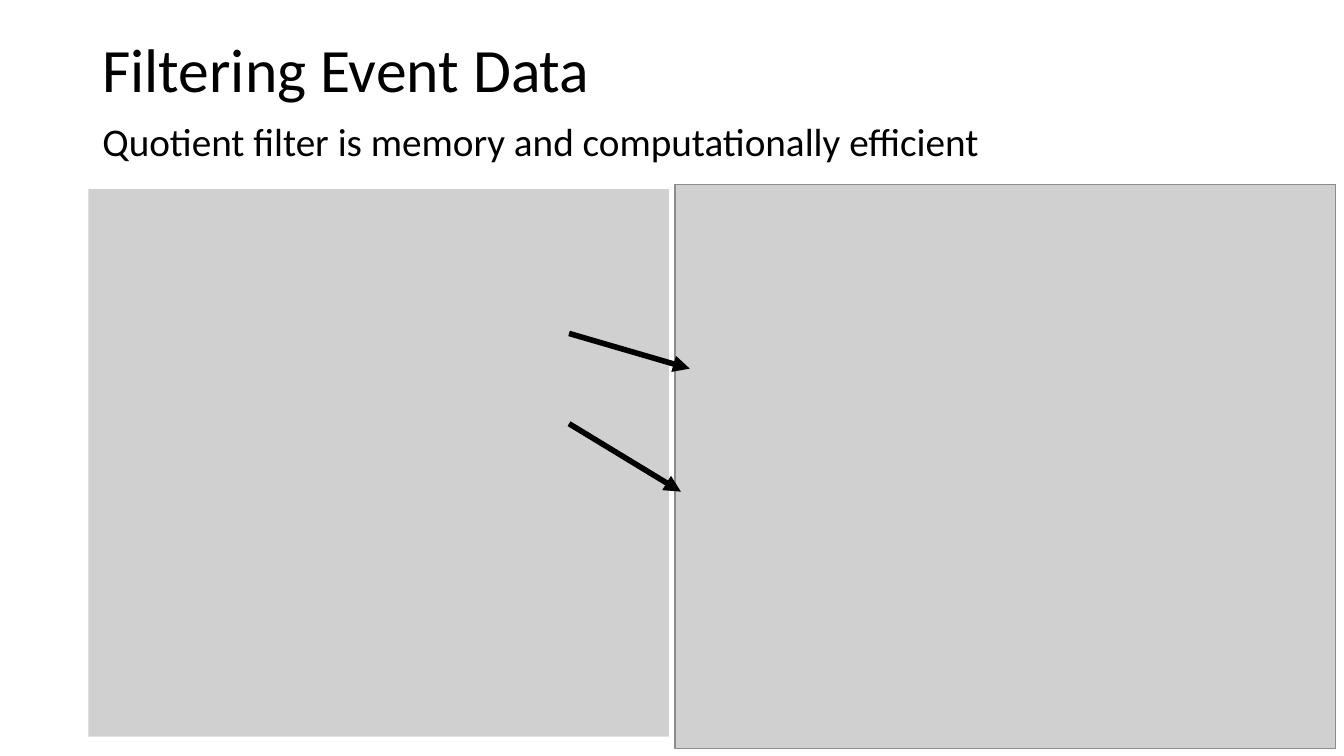
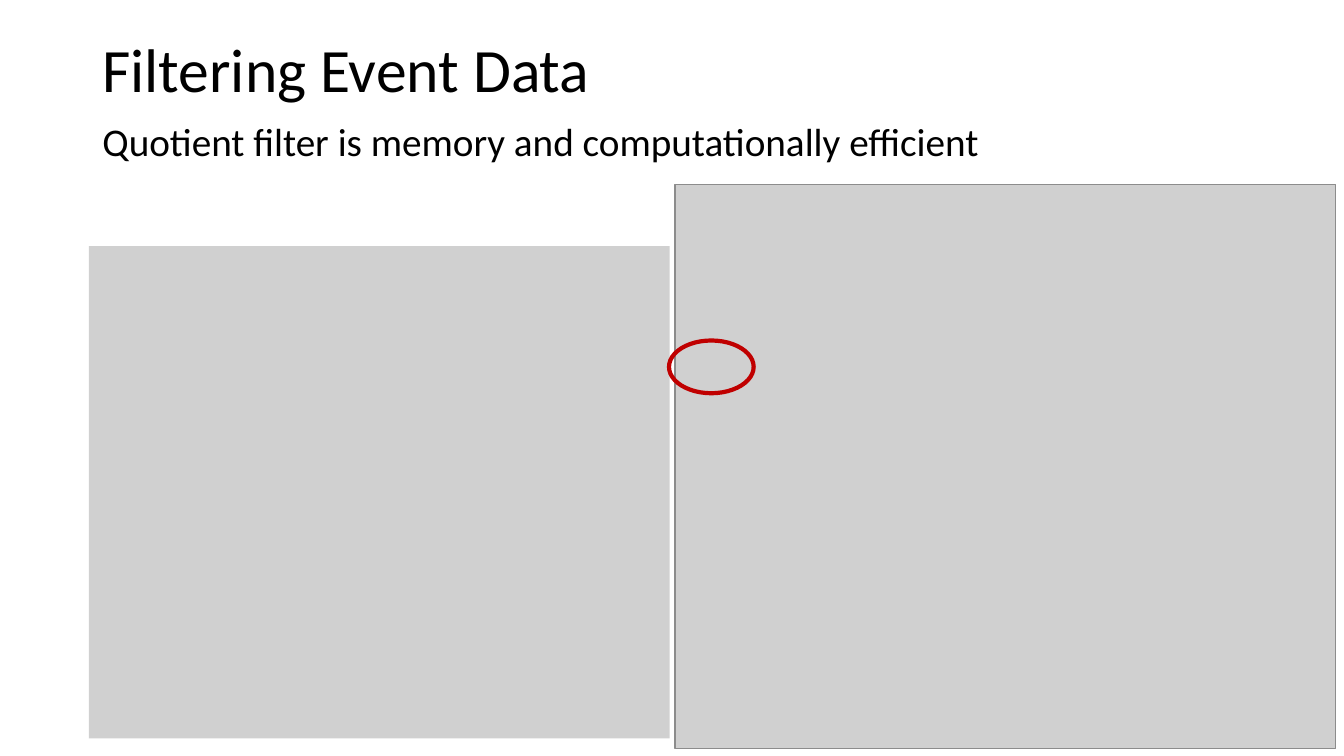
Before and after one commit to StephenElston/CSCI-E-108, a slide deck: slide 42 of slides/3_StreamingAnalytics.pptx. Drawn at 1344x756 pixels with LibreOffice and Linux fonts; fonts in the diff are those of the drawing; grey boxes stand for pictures. Boxes give left, top, right and bottom in pixels: in the first picture for what was removed or moved away, otherwise in the second. Text is boxed around its words. In the diff, an @@ line names an element or a change of style, - is before the commit and + after.

```diff
--- a/slides/3_StreamingAnalytics.pptx
+++ b/slides/3_StreamingAnalytics.pptx
@@ picture resized from (x1=89, y1=190, x2=669, y2=737) to (x1=89, y1=246, x2=669, y2=738) @@
@@ arrow removed from (570, 334) to (690, 369) @@
@@ ellipse added at (x1=669, y1=341, x2=754, y2=393), outline #C00000 3 pt @@
@@ arrow removed from (570, 423) to (682, 492) @@
```
Also in this commit, not shown: 7 other slides changed, 2 slides added.
